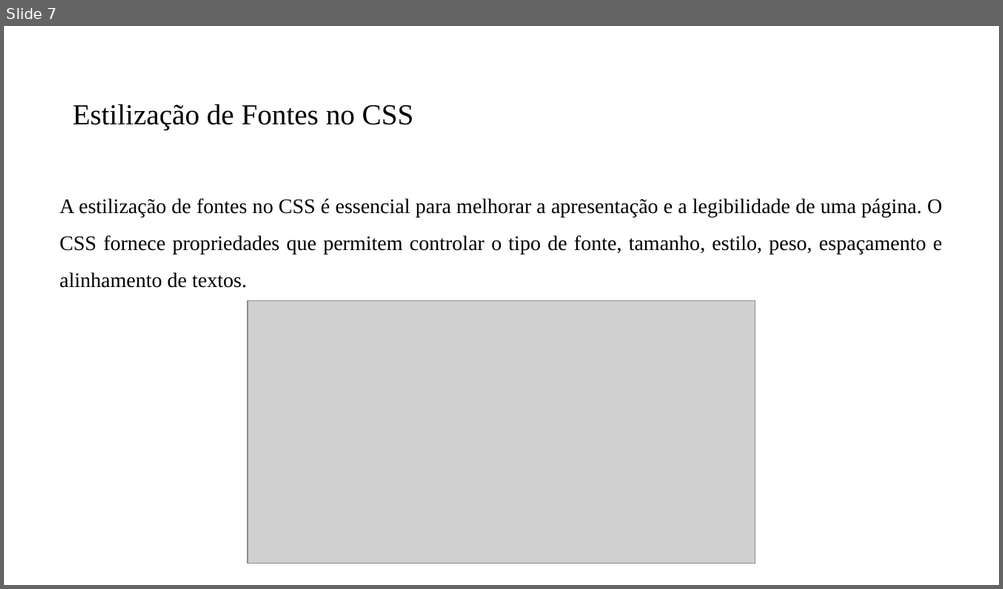
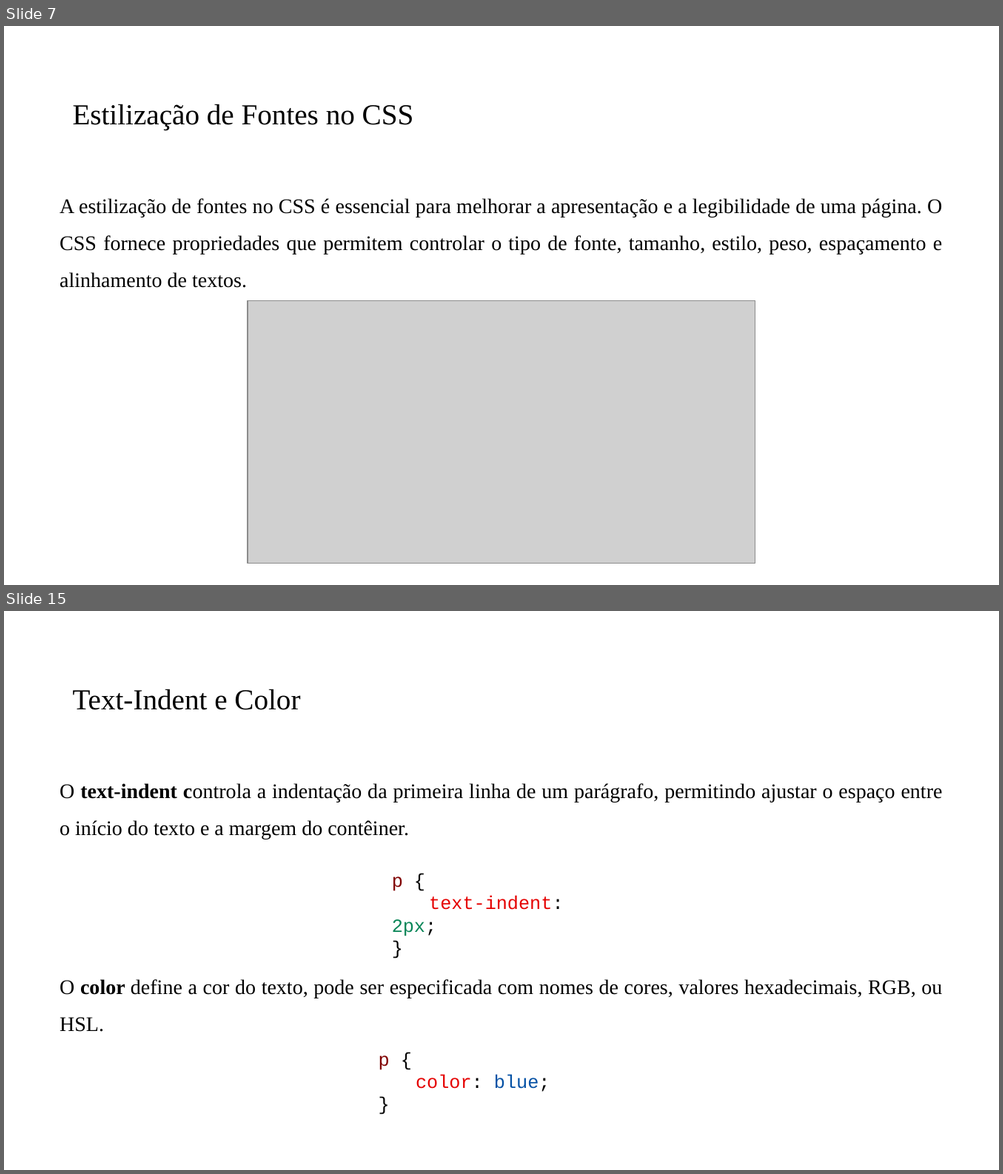
Before and after one commit to PedroMiho/Logica-de-Programacao, a slide deck: Módulo 01 - HTML e CSS/Aula 04 - Introdução ao CSS/Introdução ao CSS.pptx. Shown one above the other, each under a label of ours: slide 7 before the commit, slides 7 and 15 after it; the slides between them are not shown. The pictures are 1003x589 and 1003x1174 pixels, drawn with LibreOffice and Linux fonts; fonts in the diff are those of the drawing; grey boxes stand for pictures; background and template pictures are left out. Boxes give left, top, right and bottom in pixels: in the first picture for what was removed or moved away, otherwise in the second. Text is boxed around its words. In the diff, an @@ line names an element or a change of style, - is before the commit and + after.

```diff
--- a/Módulo 01 - HTML e CSS/Aula 04 - Introdução ao CSS/Introdução ao CSS.pptx
+++ b/Módulo 01 - HTML e CSS/Aula 04 - Introdução ao CSS/Introdução ao CSS.pptx
@@ slide 15 added at (x1=4, y1=611, x2=999, y2=1170), background #FFFFFF @@
@@ title added at (x1=73, y1=689, x2=300, y2=710), 28 pt, text #000000 @@
+Text-Indent e Color
@@ text added at (x1=60, y1=783, x2=942, y2=840), 20 pt, text #000000 @@
+O text-indent controla a indentação da primeira linha de um parágrafo, permitindo ajustar o espaço entre o início do texto e a margem do contêiner.
@@ text added at (x1=392, y1=877, x2=563, y2=937), 18 pt, text #E50000 @@
+p {
+text-indent: 2px;
+}
@@ text added at (x1=60, y1=980, x2=942, y2=1032), 20 pt, text #000000 @@
+O color define a cor do texto, pode ser especificada com nomes de cores, valores hexadecimais, RGB, ou HSL.
@@ text added at (x1=378, y1=1056, x2=550, y2=1092), 18 pt, text #E50000 @@
+p {
+color: blue;
+}
```
Also in this commit, not shown: 7 other slides added, 1 slide removed, 5 other files.
